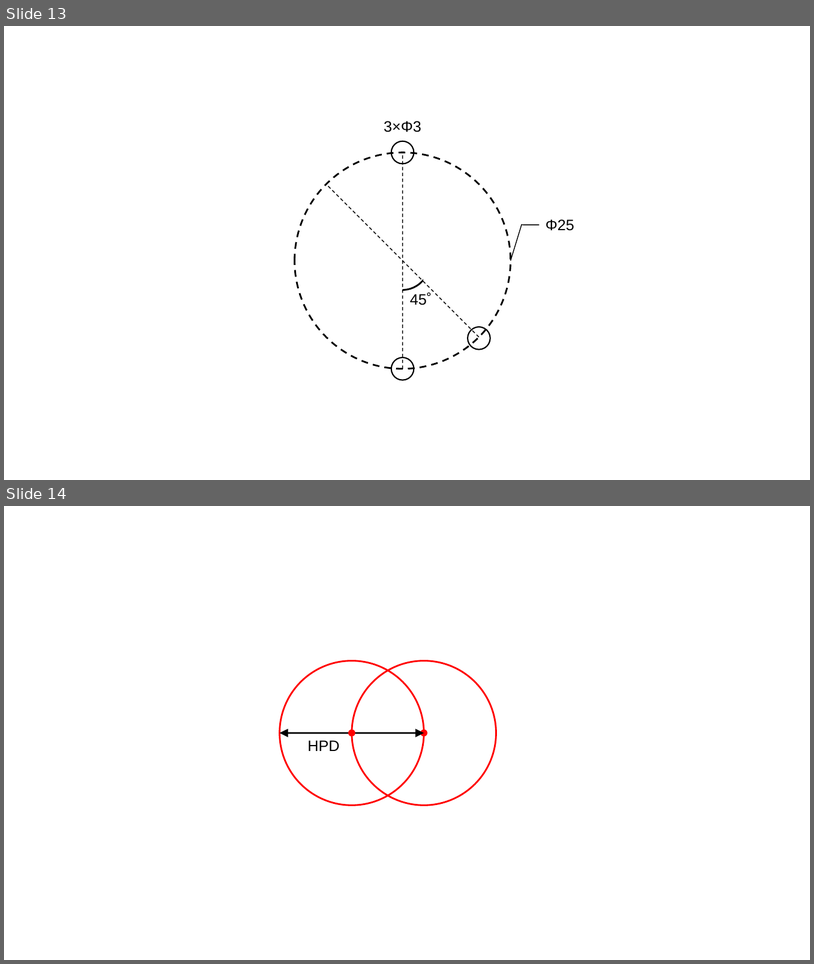
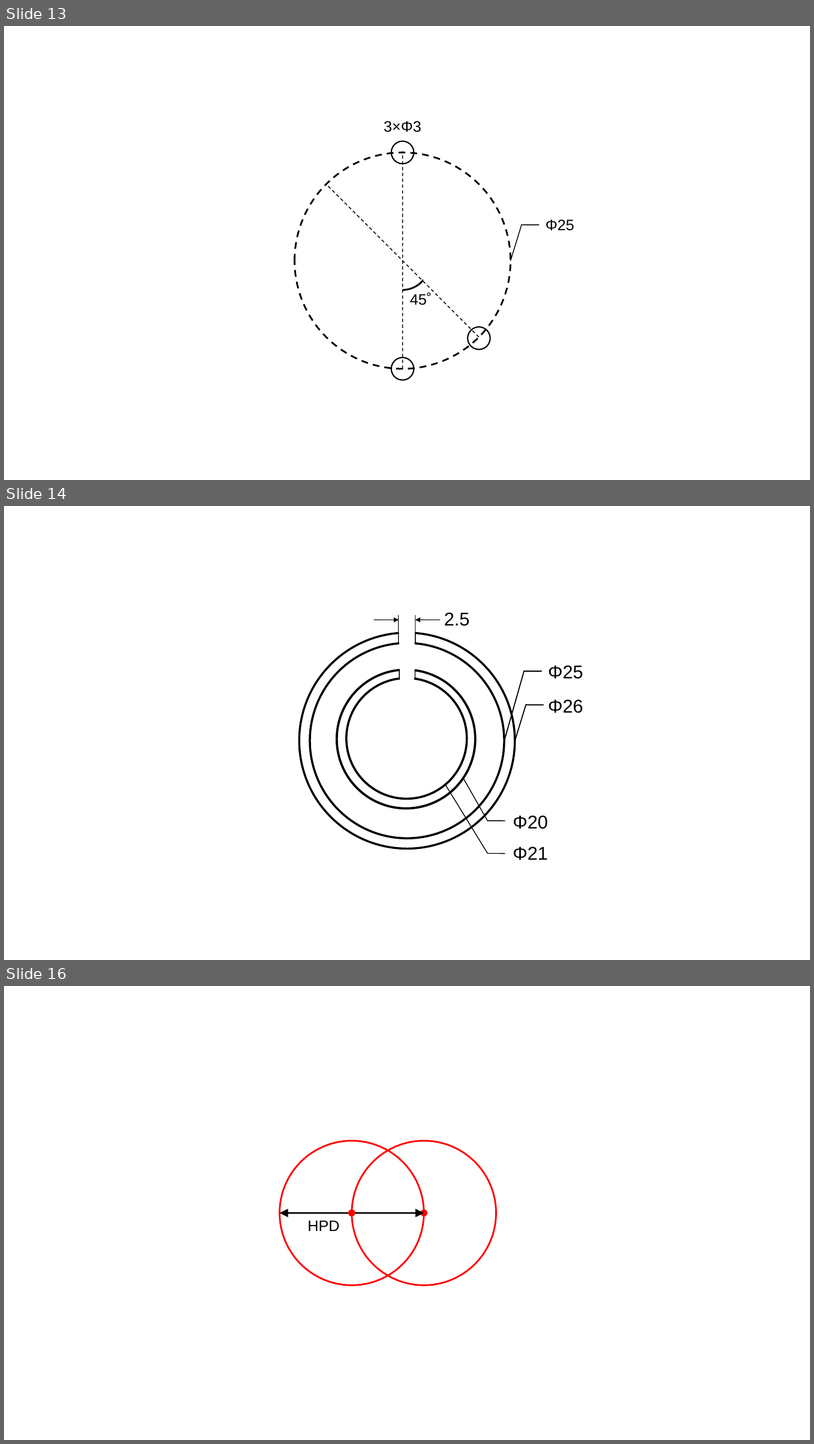
Before and after one commit to dieu-detruit/bachelor-thesis, a slide deck: illustration/illusts.pptx. Shown one above the other, each under a label of ours: slides 13 and 14 before the commit, slides 13, 14 and 16 after it; the slides between them are not shown. The pictures are 814x964 and 814x1444 pixels, drawn with LibreOffice and Linux fonts; fonts in the diff are those of the drawing. Boxes give left, top, right and bottom in pixels: in the first picture for what was removed or moved away, otherwise in the second. Text is boxed around its words. In the diff, an @@ line names an element or a change of style, - is before the commit and + after.

```diff
--- a/illustration/illusts.pptx
+++ b/illustration/illusts.pptx
@@ slide 14 added at box(4, 506, 810, 960), background #FFFFFF @@
@@ text added at box(444, 612, 470, 626), 22 pt, text #000000 @@
+2.5
@@ freeform shape added at box(374, 620, 399, 620), outline #000000 0.75 pt @@
@@ line added from (398, 615) to (398, 633), #000000 0.75 pt @@
@@ line added from (416, 615) to (416, 633), #000000 0.75 pt @@
@@ freeform shape added at box(416, 620, 440, 620), outline #000000 0.75 pt @@
@@ arch (boxed as its full ring) added at box(299, 633, 515, 849), outline #000000 2 pt @@
@@ arch (boxed as its full ring) added at box(310, 643, 505, 838), outline #000000 2 pt @@
@@ line added from (398, 633) to (398, 643), #000000 0.99 pt @@
@@ line added from (416, 633) to (416, 643), #000000 0.99 pt @@
@@ text added at box(548, 665, 584, 679), 22 pt, text #000000 @@
+Φ25
@@ arch (boxed as its full ring) added at box(337, 669, 476, 808), outline #000000 2 pt @@
@@ arch (boxed as its full ring) added at box(347, 678, 467, 799), outline #000000 2 pt @@
@@ line added from (399, 669) to (399, 679), #000000 0.99 pt @@
@@ line added from (416, 669) to (416, 679), #000000 0.99 pt @@
@@ line added from (504, 741) to (524, 670), #000000 0.99 pt @@
@@ line added from (505, 741) to (525, 670), #000000 0.99 pt @@
@@ line added from (524, 671) to (542, 671), #000000 0.99 pt @@
@@ line added from (525, 671) to (542, 671), #000000 0.99 pt @@
@@ text added at box(548, 699, 584, 713), 22 pt, text #000000 @@
+Φ26
@@ line added from (515, 741) to (527, 704), #000000 0.99 pt @@
@@ line added from (515, 741) to (526, 705), #000000 0.99 pt @@
@@ line added from (526, 705) to (543, 705), #000000 0.99 pt @@
@@ line added from (527, 705) to (544, 705), #000000 0.99 pt @@
@@ line added from (488, 853) to (446, 784), #000000 0.99 pt @@
@@ line added from (488, 820) to (464, 778), #000000 0.99 pt @@
@@ line added from (488, 820) to (506, 820), #000000 0.99 pt @@
@@ text added at box(513, 815, 548, 829), 22 pt, text #000000 @@
+Φ20
@@ text added at box(513, 846, 548, 860), 22 pt, text #000000 @@
+Φ21
@@ line added from (488, 853) to (506, 853), #000000 0.99 pt @@
@@ what was slide 14 is now slide 16 @@
```
Also in this commit, not shown: 1 slide changed, 1 other slide added, 7 other files.
